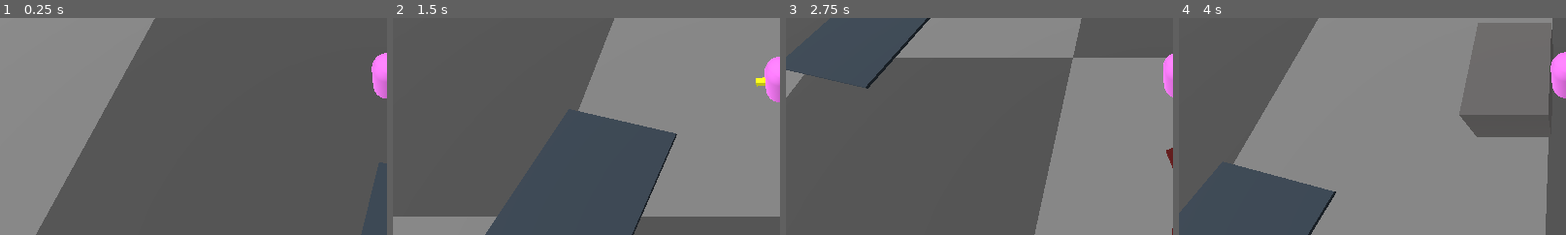
Above: before the commit, frames 1-4 (left to right).
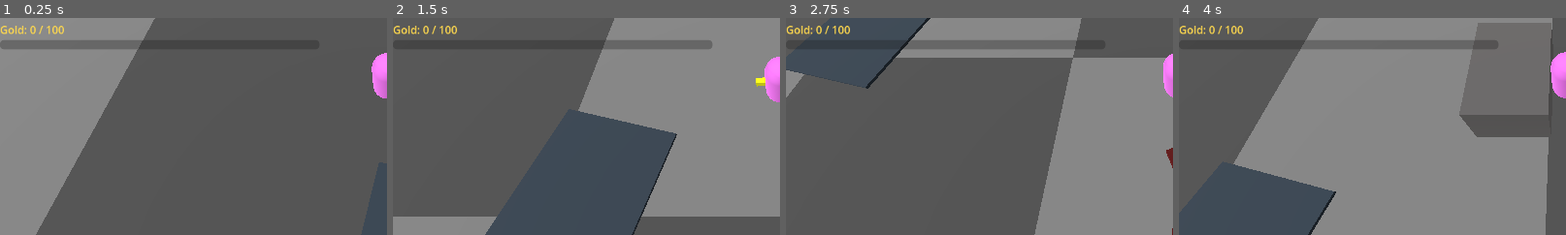
Above: after the commit, the same moments.

Repository: Zietgeist/Exultation
Game: Godot game, scene res://ZoneBase.tscn
Two runs of this game, one before a commit and one after it. Both use one fixed random seed, a clock stepped at 60 frames per second and the inputs below. This scene is started directly instead of the project's main scene.
Inputs (mouse positions are % of the whole screen's width and height, from its top left):
- Up to frame 1 (0.25 s): no input
- Up to frame 2 (1.5 s): tap Enter at 0.5 s; move the mouse to (72, 45) at 0.52 s; hold Right (ui_right) 0.53-1.28 s; tap F at 0.6 s; click (72, 45) at 0.67 s; move the mouse to (30, 55) at 1.27 s; hold Down (ui_down) from 1.28 s (still down); tap E at 1.35 s
- Up to frame 3 (2.75 s): tap F at 1.55, 2.3 s; move the mouse to (60, 28) at 2.02 s; release Down (ui_down) at 2.03 s; hold Right (ui_right) from 2.03 s (still down); tap Q at 2.1 s
- Up to frame 4 (4 s): move the mouse to (45, 70) at 2.77 s; release Right (ui_right) at 2.78 s; hold Up (ui_up) 2.78-3.53 s; tap F at 2.85, 3.6 s; click (45, 70) at 2.92 s; move the mouse to (80, 65) at 3.52 s; hold Left (ui_left) from 3.53 s (still down)
The pictures show only the part of the screen within x 0-50%, y 34-84%; the shares and areas given below are measured in that part.

The runs differ from the first frame. In frame 1, 1.7% of the frame differs, in the area x 0-37%, y 3-15%; in frame 2, 1.4%; in frame 3, 2.1%; in frame 4, 2.3%, in the area x 0-83%, y 3-15%.

Commit message:
Pomodoro gold bag: time-paced gold orbs fill 100 in 20-25 min; full bag opens portal home; Home deposit shrine starts 5-min rest; return portal brings you back to where you left (F11 skips rest)
Co-Authored-By: Claude Opus 5.5 <noreply@anthropic.com>
Claude-Session: https://claude.ai/code/session_013yxoaHLvU2gzuZEUgoi9o3

Diff:
--- a/GameState.gd
+++ b/GameState.gd
@@ -15,6 +15,7 @@
 
 
 func _process(delta: float) -> void:
+	_tick_gold(delta)
 	if is_overfilled:
 		orb_overfill_timer -= delta
 		if orb_overfill_timer <= 0.0:
@@ -79,6 +80,18 @@
 	var cfg = ConfigFile.new()
 	if cfg.load(PROGRESS_PATH) == OK:
 		unlocked_zones = cfg.get_value("progress", "unlocked_zones", unlocked_zones)
+		gold_carried = cfg.get_value("gold", "carried", 0)
+		gold_banked = cfg.get_value("gold", "banked", 0)
+	bag_full.connect(_on_bag_full)
+
+
+func save_progress():
+	var cfg = ConfigFile.new()
+	cfg.set_value("progress", "unlocked_zones", unlocked_zones)
+	cfg.set_value("gold", "carried", gold_carried)
+	cfg.set_value("gold", "banked", gold_banked)
+	if cfg.save(PROGRESS_PATH) != OK:
+		ErrorLog.fail("Could not save progress to " + PROGRESS_PATH)
 
 
 func is_unlocked(scene_path: String) -> bool:
@@ -108,9 +121,7 @@
 	if is_unlocked(scene_path):
 		return
 	unlocked_zones.append(scene_path)
-	var cfg = ConfigFile.new()
-	cfg.set_value("progress", "unlocked_zones", unlocked_zones)
-	cfg.save(PROGRESS_PATH)
+	save_progress()
 	print("UNLOCKED: ", ZONE_NAMES.get(scene_path, scene_path))
 	zone_unlocked.emit(scene_path)
 
@@ -122,3 +133,102 @@
 			if not is_unlocked(z):
 				unlock(z)
 				return
+
+
+# ---------------- Gold: the Pomodoro bag ----------------
+# Gold drops from kills, paced by TIME so the bag fills in about 20-25 minutes of play.
+# A full bag opens a portal home. Depositing at the Home shrine starts the 5-minute rest.
+signal gold_changed
+signal bag_full
+
+const GOLD_CAPACITY = 100
+const BAG_MINUTES_MIN = 20.0
+const BAG_MINUTES_MAX = 25.0
+const MAX_GOLD_PER_ORB = 4
+const MAX_GOLD_BUDGET = 8.0	# don't let gold pile up while standing around
+
+var gold_carried = 0
+var gold_banked = 0
+var _gold_budget = 0.0
+var _bag_minutes = randf_range(BAG_MINUTES_MIN, BAG_MINUTES_MAX)
+
+# Fast travel
+var return_scene = ""		# zone to go back to after resting
+var return_position = null	# exact spot we left from
+var pending_spawn = null	# where the player should appear in the next scene
+
+
+func is_bag_full() -> bool:
+	return gold_carried >= GOLD_CAPACITY
+
+
+func _tick_gold(delta):
+	if current_zone == "Home" or is_bag_full():
+		return
+	_gold_budget = min(_gold_budget + delta * GOLD_CAPACITY / (_bag_minutes * 60.0), MAX_GOLD_BUDGET)
+
+
+## Called when an enemy dies. Returns how much gold its orb holds (0 = no gold orb).
+func take_gold_drop() -> int:
+	if is_bag_full():
+		return 0
+	var amount = mini(floori(_gold_budget), MAX_GOLD_PER_ORB)
+	if amount <= 0:
+		return 0
+	_gold_budget -= amount
+	return amount
+
+
+func add_gold(amount: int):
+	if is_bag_full():
+		return
+	gold_carried = mini(gold_carried + amount, GOLD_CAPACITY)
+	gold_changed.emit()
+	if is_bag_full():
+		print("Gold bag full! A portal home has opened.")
+		save_progress()
+		bag_full.emit()
+
+
+## Bank everything you're carrying. Returns how much was deposited.
+func deposit_gold() -> int:
+	var amount = gold_carried
+	if amount <= 0:
+		return 0
+	gold_banked += amount
+	gold_carried = 0
+	_gold_budget = 0.0
+	_bag_minutes = randf_range(BAG_MINUTES_MIN, BAG_MINUTES_MAX)
+	save_progress()
+	gold_changed.emit()
+	return amount
+
+
+func _on_bag_full():
+	spawn_home_portal.call_deferred()
+
+
+## Put a gold portal home next to the player (only out in a zone, only one at a time).
+func spawn_home_portal():
+	if current_zone == "Home" or not is_bag_full():
+		return
+	if get_tree().get_first_node_in_group("home_portal") != null:
+		return
+	var player = get_tree().get_first_node_in_group("player")
+	if player == null:
+		return
+	var portal = load("res://portal.gd").new()
+	portal.add_to_group("home_portal")
+	portal.target_scene = "res://Home.tscn"
+	portal.target_position = HOME_ARRIVAL
+	portal.label_text = "Bag full!\nPortal Home"
+	var toward_center = -player.global_position
+	toward_center.y = 0
+	portal.position = player.global_position + toward_center.normalized() * 4.0
+	portal.position.y = 0
+	portal.before_travel = func():
+		return_scene = get_tree().current_scene.scene_file_path
+		return_position = player.global_position
+	get_tree().current_scene.add_child(portal)
+
+const HOME_ARRIVAL = Vector3(0, 1, 8)	# next to the Deposit Shrine
--- a/Home.tscn
+++ b/Home.tscn
@@ -4,6 +4,7 @@
 [ext_resource type="PackedScene" uid="uid://bxutcwjn115q2" path="res://HUD.tscn" id="3_08a7v"]
 [ext_resource type="Script" uid="uid://ffbg04tych5d" path="res://homefloor.gd" id="3_55kc7"]
 [ext_resource type="Script" uid="uid://bk6klv7iok6b2" path="res://door.gd" id="4_08a7v"]
+[ext_resource type="Script" path="res://pomodoro_gate.gd" id="5_gate"]
 
 [sub_resource type="BoxMesh" id="BoxMesh_bspk3"]
 size = Vector3(300, 0.2, 300)
@@ -76,5 +77,9 @@
 mesh = SubResource("BoxMesh_fs37c")
 surface_material_override/0 = SubResource("StandardMaterial3D_f516x")
 
+[node name="PomodoroGate" type="Node3D" parent="."]
+transform = Transform3D(1, 0, 0, 0, 1, 0, 0, 0, 1, 0, 0, 14)
+script = ExtResource("5_gate")
+
 [connection signal="body_shape_entered" from="DoorToZone2" to="DoorToZone2" method="_on_body_shape_entered"]
 [connection signal="body_shape_entered" from="DoorToZone1" to="DoorToZone1" method="_on_body_shape_entered"]
--- a/SessionManager.gd
+++ b/SessionManager.gd
@@ -12,6 +12,7 @@
 var flow_seconds := 0.0
 var blocks_today := 0
 var play_seconds_today := 0.0
+var rest_left := 0.0	# seconds of rest left after a deposit
 
 var _flow_signal_sent := false
 var _today := ""
@@ -33,6 +34,8 @@
 	_last_zone = zone
 
 	play_seconds_today += delta
+	if rest_left > 0.0:
+		rest_left = max(rest_left - delta, 0.0)
 
 	if zone != "Home":
 		flow_seconds += delta
@@ -55,6 +58,20 @@
 	_flow_signal_sent = false
 	break_started.emit(blocks_today)
 	_save()
+
+
+func start_rest(seconds: float):
+	rest_left = seconds
+
+
+func is_resting() -> bool:
+	return rest_left > 0.0
+
+
+# Test key: F11 skips the rest (only in debug builds)
+func _unhandled_input(event):
+	if OS.is_debug_build() and event is InputEventKey and event.pressed and not event.echo and event.keycode == KEY_F11:
+		rest_left = 0.0
 
 
 func is_flow_done() -> bool:
--- a/character_body_3d.gd
+++ b/character_body_3d.gd
@@ -86,14 +86,23 @@
 ## Start next to the door we came in through. That spot is also where we respawn.
 func _place_at_entry():
 	spawn_point = global_position
+	if GameState.pending_spawn != null:	# arrived by portal
+		spawn_point = GameState.pending_spawn
+		GameState.pending_spawn = null
+	else:
+		_place_at_door()
+	spawn_point.y = SPAWN_HEIGHT	# always above the floor
+	global_position = spawn_point
+	GameState.spawn_home_portal()	# bag still full? the portal home is waiting
+
+
+func _place_at_door():
 	for door in get_tree().get_nodes_in_group("door"):
 		if door.target_scene == GameState.previous_scene:
 			var inward = -door.global_position
 			inward.y = 0
 			spawn_point = door.global_position + inward.normalized() * 4.0
 			break
-	spawn_point.y = SPAWN_HEIGHT	# always above the floor
-	global_position = spawn_point
 
 func _input(event):
 	# Ability keys fire once per press (holding the key no longer drains energy)
--- a/enemy.gd
+++ b/enemy.gd
@@ -88,9 +88,20 @@
 		orb.slot_cost = 5
 	get_parent().add_child(orb)
 
+func drop_gold() -> void:
+	var amount = GameState.take_gold_drop()
+	if amount <= 0:
+		return
+	var orb = preload("res://Orb.tscn").instantiate()
+	orb.kind = "gold"
+	orb.value = amount
+	orb.position = global_position + Vector3(randf_range(-1, 1), 0, randf_range(-1, 1))
+	get_parent().add_child(orb)
+
 func die():
 	emit_signal("enemy_died", tier)
 	drop_orb()
+	drop_gold()
 	queue_free()
 
 func get_damage_multiplier():
--- a/hud_control.gd
+++ b/hud_control.gd
@@ -11,6 +11,8 @@
 var flow_label = null
 var death_label = null
 var death_timer = 0.0
+var gold_bar = null
+var gold_label = null
 
 func _ready():
 	zone_label = get_node("VBoxContainer/ZoneLabel")
@@ -21,6 +23,19 @@
 	speed_label = get_node("VBoxContainer/SpeedLabel")
 	orb_bar = get_node("VBoxContainer/OrbBar")
 	boost_label = get_node("VBoxContainer/BoostLabel")
+
+	# Gold bag (Pomodoro) bar
+	gold_label = Label.new()
+	gold_label.add_theme_color_override("font_color", Color(1.0, 0.85, 0.3))
+	$VBoxContainer.add_child(gold_label)
+	gold_bar = ProgressBar.new()
+	gold_bar.custom_minimum_size = Vector2(220, 14)
+	gold_bar.show_percentage = false
+	gold_bar.max_value = GameState.GOLD_CAPACITY
+	var fill = StyleBoxFlat.new()
+	fill.bg_color = Color(1.0, 0.8, 0.15)
+	gold_bar.add_theme_stylebox_override("fill", fill)
+	$VBoxContainer.add_child(gold_bar)
 
 	player = get_tree().get_first_node_in_group("player")
 	if player:
@@ -50,6 +65,10 @@
 
 
 func _process(delta):
+	gold_bar.value = GameState.gold_carried
+	gold_label.text = "Gold: %d / %d" % [GameState.gold_carried, GameState.GOLD_CAPACITY]
+	if GameState.is_bag_full():
+		gold_label.text += "  - FULL! Take the gold portal home"
 	if death_timer > 0.0:
 		death_timer -= delta
 		if death_timer <= 0.0:
--- a/orb.gd
+++ b/orb.gd
@@ -4,10 +4,21 @@
 var attract_range = 5.0
 var speed = 4.0
 var collected = false
+var kind = "blue"	# "blue" or "gold"
+var value = 1		# gold amount for gold orbs
 
 func _ready() -> void:
 	player = get_tree().get_first_node_in_group("player")
 	body_entered.connect(_on_body_entered)
+	if kind == "gold":
+		var mat = StandardMaterial3D.new()
+		mat.albedo_color = Color(1.0, 0.8, 0.15)
+		mat.emission_enabled = true
+		mat.emission = Color(0.6, 0.45, 0.05)
+		$MeshInstance3D.material_override = mat
+		scale = Vector3.ONE * (0.5 + 0.15 * value)
+		attract_range = 8.0
+		speed = 8.0
 
 func _process(delta) -> void:
 	if collected or not player:
@@ -20,5 +31,8 @@
 func _on_body_entered(body: Node) -> void:
 	if body.name == "Player" and not collected:
 		collected = true
-		GameState.collect_orb(slot_cost)
+		if kind == "gold":
+			GameState.add_gold(value)
+		else:
+			GameState.collect_orb(slot_cost)
 		queue_free()
--- /dev/null
+++ b/pomodoro_gate.gd
@@ -0,0 +1,87 @@
+extends Node3D
+## The Pomodoro Gate at Home:
+## - Deposit Shrine: walk in to bank your gold. That starts a 5-minute rest.
+## - Return Portal: takes you back to exactly where you left your zone, once the rest is over.
+
+const REST_SECONDS = 5 * 60
+const PORTAL_OFFSET = Vector3(8, 0, 0)
+
+var shrine: Area3D
+var shrine_label: Label3D
+var portal = null
+
+
+func _ready():
+	_build_shrine()
+	_build_portal()
+
+
+func _build_shrine():
+	shrine = Area3D.new()
+	add_child(shrine)
+	var mesh = CylinderMesh.new()
+	mesh.top_radius = 1.5
+	mesh.bottom_radius = 2.0
+	mesh.height = 1.2
+	var mi = MeshInstance3D.new()
+	mi.mesh = mesh
+	mi.position.y = 0.6
+	var mat = StandardMaterial3D.new()
+	mat.albedo_color = Color(1.0, 0.8, 0.2)
+	mat.emission_enabled = true
+	mat.emission = Color(0.6, 0.45, 0.05)
+	mi.material_override = mat
+	shrine.add_child(mi)
+	var shape = CylinderShape3D.new()
+	shape.radius = 2.2
+	shape.height = 3.0
+	var col = CollisionShape3D.new()
+	col.shape = shape
+	col.position.y = 1.5
+	shrine.add_child(col)
+	shrine_label = Label3D.new()
+	shrine_label.billboard = BaseMaterial3D.BILLBOARD_ENABLED
+	shrine_label.position.y = 3.2
+	shrine_label.font_size = 44
+	shrine_label.outline_size = 12
+	shrine_label.no_depth_test = true
+	shrine_label.modulate = Color(1.0, 0.85, 0.3)
+	shrine.add_child(shrine_label)
+	shrine.body_entered.connect(_on_shrine_entered)
+
+
+func _build_portal():
+	if GameState.return_scene == "":
+		return
+	portal = load("res://portal.gd").new()
+	portal.target_scene = GameState.return_scene
+	portal.target_position = GameState.return_position
+	portal.color = Color(0.3, 0.8, 1.0)
+	portal.position = PORTAL_OFFSET
+	portal.before_travel = func(): GameState.return_scene = ""	# one trip back per deposit
+	add_child(portal)
+
+
+func _on_shrine_entered(body: Node):
+	if body.name != "Player":
+		return
+	var amount = GameState.deposit_gold()
+	if amount > 0:
+		SessionManager.start_rest(REST_SECONDS)
+		print("Deposited ", amount, " gold. Rest for 5 minutes.")
+
+
+func _process(_delta):
+	shrine_label.text = "Deposit Shrine\nBanked: %d gold" % GameState.gold_banked
+	if GameState.gold_carried > 0:
+		shrine_label.text += "\n(step in to deposit %d)" % GameState.gold_carried
+	if portal:
+		var zone_name = GameState.ZONE_NAMES.get(portal.target_scene, "your zone")
+		if SessionManager.is_resting():
+			var s = int(SessionManager.rest_left)
+			portal.active = false
+			portal.label_text = "Return to %s\nResting %d:%02d" % [zone_name, s / 60, s % 60]
+		else:
+			portal.active = true
+			portal.label_text = "Return to %s\nReady" % zone_name
+		portal.refresh()
--- /dev/null
+++ b/portal.gd
@@ -0,0 +1,69 @@
+extends Area3D
+## A glowing ring you walk into to fast travel.
+## Set target_scene (and optionally target_position) before adding it to the scene.
+
+var target_scene = "res://Home.tscn"
+var target_position = null	# where to appear in the target scene (null = at the matching door)
+var label_text = "Portal"
+var color = Color(1.0, 0.8, 0.2)
+var active = true
+var before_travel: Callable	# optional: runs just before traveling
+
+var _ring: MeshInstance3D
+var _label: Label3D
+
+
+func _ready():
+	var ring_mesh = TorusMesh.new()
+	ring_mesh.inner_radius = 1.0
+	ring_mesh.outer_radius = 1.4
+	_ring = MeshInstance3D.new()
+	_ring.mesh = ring_mesh
+	_ring.rotation_degrees.x = 90
+	_ring.position.y = 1.6
+	add_child(_ring)
+
+	var shape = BoxShape3D.new()
+	shape.size = Vector3(2.4, 3.0, 1.2)
+	var col = CollisionShape3D.new()
+	col.shape = shape
+	col.position.y = 1.5
+	add_child(col)
+
+	_label = Label3D.new()
+	_label.billboard = BaseMaterial3D.BILLBOARD_ENABLED
+	_label.position.y = 3.8
+	_label.font_size = 44
+	_label.outline_size = 12
+	_label.no_depth_test = true
+	add_child(_label)
+
+	body_entered.connect(_on_body_entered)
+	refresh()
+
+
+func refresh():
+	var mat = StandardMaterial3D.new()
+	mat.albedo_color = color if active else Color(0.35, 0.35, 0.35)
+	mat.emission_enabled = active
+	mat.emission = color
+	_ring.material_override = mat
+	_label.text = label_text
+	_label.modulate = color if active else Color(0.7, 0.7, 0.7)
+
+
+func _process(delta):
+	_ring.rotation.y += delta * (2.0 if active else 0.3)
+
+
+func _on_body_entered(body: Node):
+	if not active or body.name != "Player":
+		return
+	if not ResourceLoader.exists(target_scene):
+		ErrorLog.fail("Portal leads to a scene that doesn't exist: " + str(target_scene))
+		return
+	if before_travel.is_valid():
+		before_travel.call()
+	GameState.previous_scene = get_tree().current_scene.scene_file_path
+	GameState.pending_spawn = target_position
+	get_tree().call_deferred("change_scene_to_file", target_scene)
